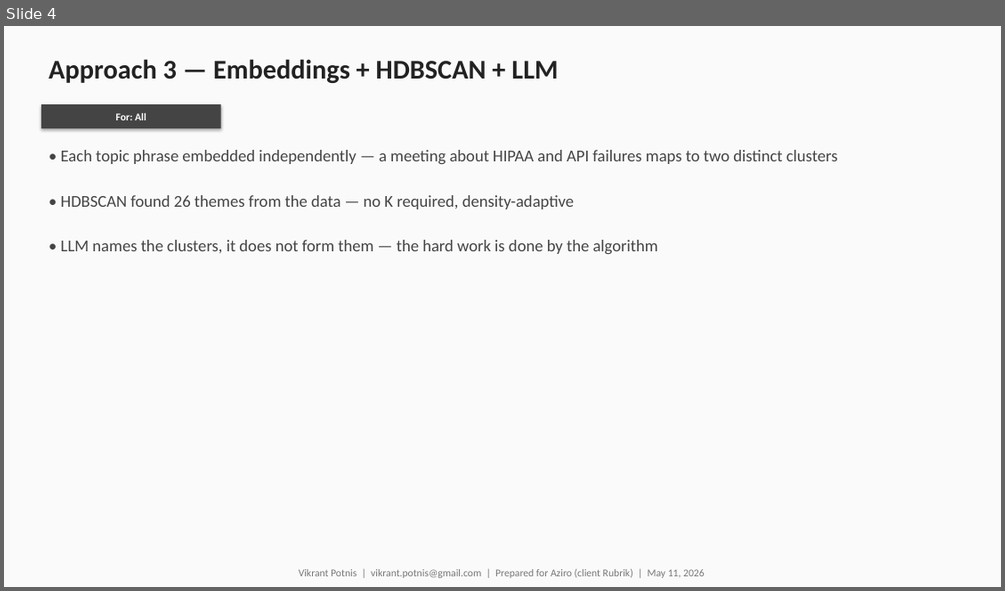
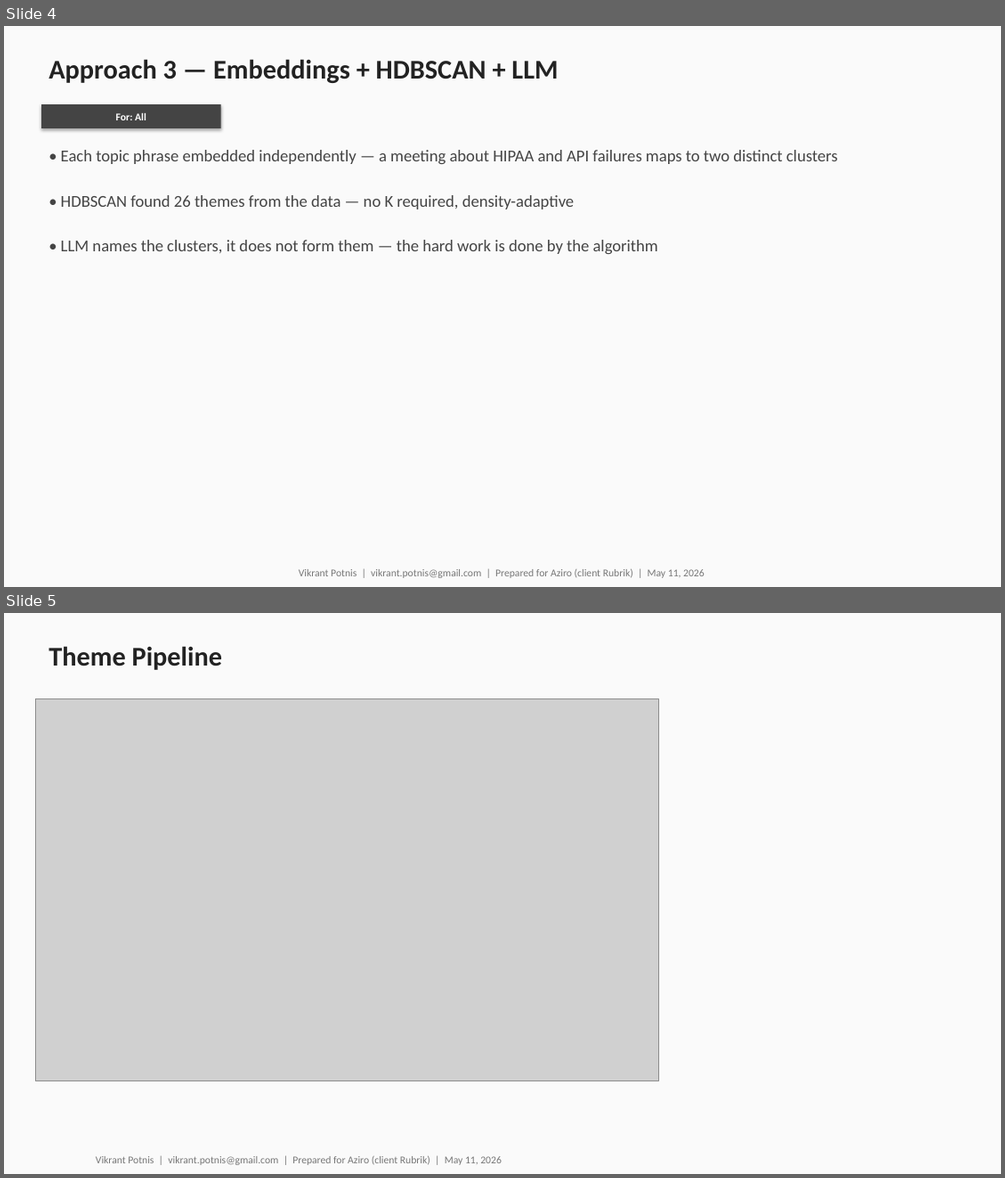
Before and after one commit to rohanvazir123/pydantic-ai-experiments, a slide deck: basics/iprep/meeting-analytics/final_version/meeting_analytics.pptx. Shown one above the other, each under a label of ours: slide 4 before the commit, slides 4 and 5 after it. The pictures are 1005x591 and 1005x1178 pixels, drawn with LibreOffice and Linux fonts; fonts in the diff are those of the drawing; grey boxes stand for pictures. Boxes give left, top, right and bottom in pixels: in the first picture for what was removed or moved away, otherwise in the second. Text is boxed around its words. In the diff, an @@ line names an element or a change of style, - is before the commit and + after.

Commit message:
ppt

```diff
--- a/basics/iprep/meeting-analytics/final_version/meeting_analytics.pptx
+++ b/basics/iprep/meeting-analytics/final_version/meeting_analytics.pptx
@@ slide 5 added at [4,613,1001,1174], background #FAFAFA @@
@@ text added at [48,646,222,670], 26 pt, text #222222, bold @@
+Theme Pipeline
@@ picture added at [35,698,658,1080] @@
@@ text added at [96,1156,502,1165], 10 pt, text #777777 @@
+Vikrant Potnis | vikrant.potnis@gmail.com | Prepared for Aziro (client Rubrik) | May 11, 2026
```
